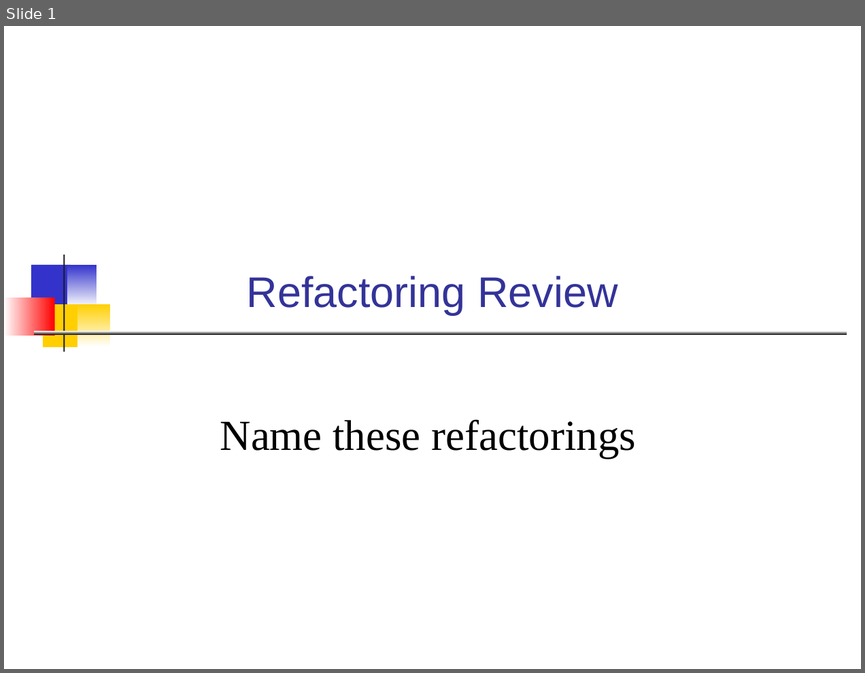
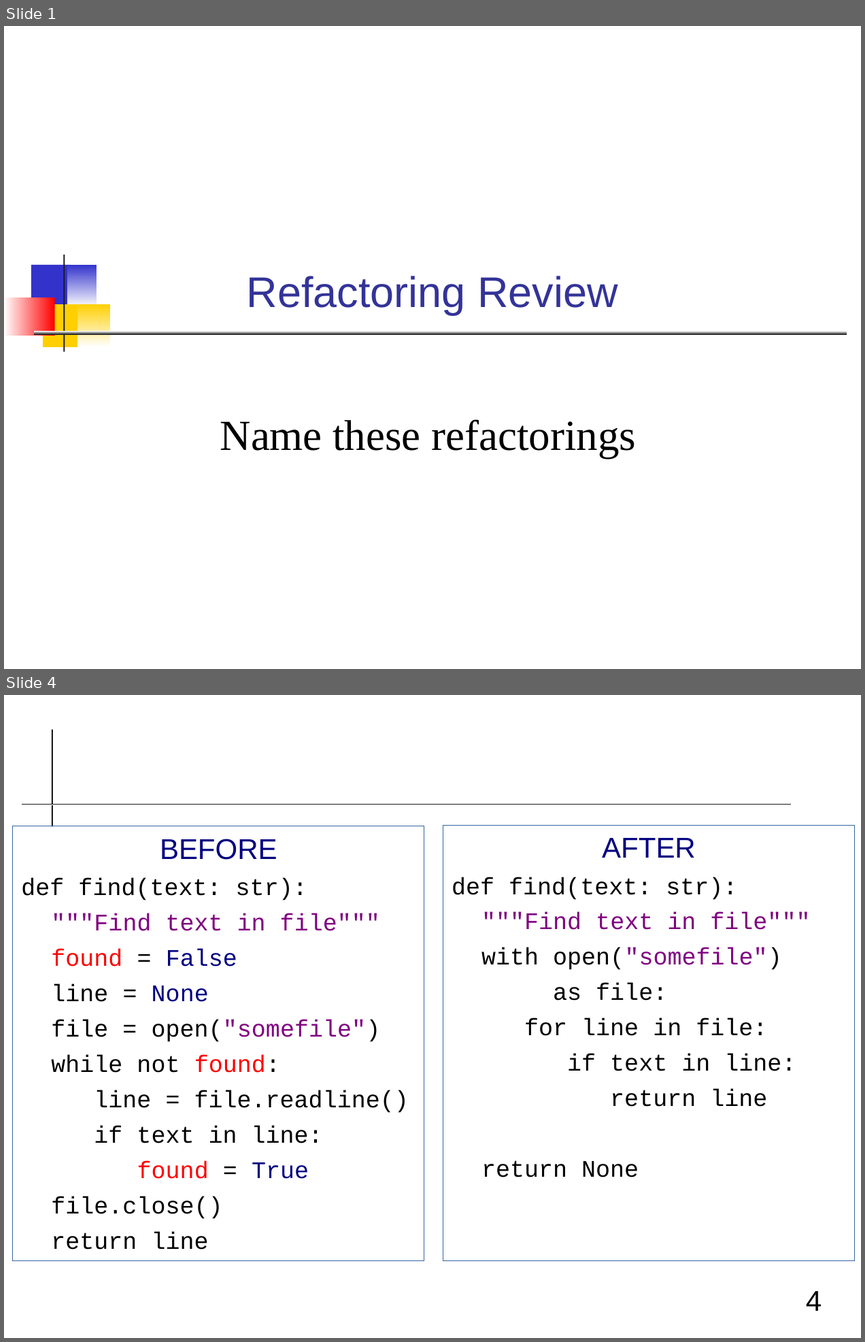
Before and after one commit to cpske/ISP, a slide deck: refactoring/Refactoring-Review.odp. Shown one above the other, each under a label of ours: slide 1 before the commit, slides 1 and 4 after it; the slides between them are not shown. The pictures are 865x673 and 865x1342 pixels, drawn with LibreOffice and Linux fonts; fonts in the diff are those of the drawing. Boxes give left, top, right and bottom in pixels: in the first picture for what was removed or moved away, otherwise in the second. Text is boxed around its words. In the diff, an @@ line names an element or a change of style, - is before the commit and + after.

```diff
--- a/refactoring/Refactoring-Review.odp
+++ b/refactoring/Refactoring-Review.odp
@@ slide 4 added at box(4, 695, 861, 1338), background #FFFFFF @@
@@ rectangle added at box(52, 729, 54, 826), fill #1C1C1C @@
@@ rectangle added at box(22, 804, 791, 806), fill gradient #FFFFFF to #1C1C1C @@
@@ text added at box(13, 826, 424, 1261), outline #3465A4 0 pt, 20 pt, text #000000 @@
+BEFORE
+def find(text: str):
+"""Find text in file"""
+found = False
+line = None
+file = open("somefile")
+while not found:
+line = file.readline()
+if text in line:
+found = True
+file.close()
+return line
@@ text added at box(443, 826, 854, 1261), outline #3465A4 0 pt, 20 pt, text #000000 @@
+AFTER
+def find(text: str):
+"""Find text in file"""
+with open("somefile")
+as file:
+for line in file:
+if text in line:
+return line
+return None
@@ page number added at box(806, 1291, 821, 1310), 24 pt, text #000000 @@
+4
```
Also in this commit, not shown: 7 slides changed, 4 other slides added.
